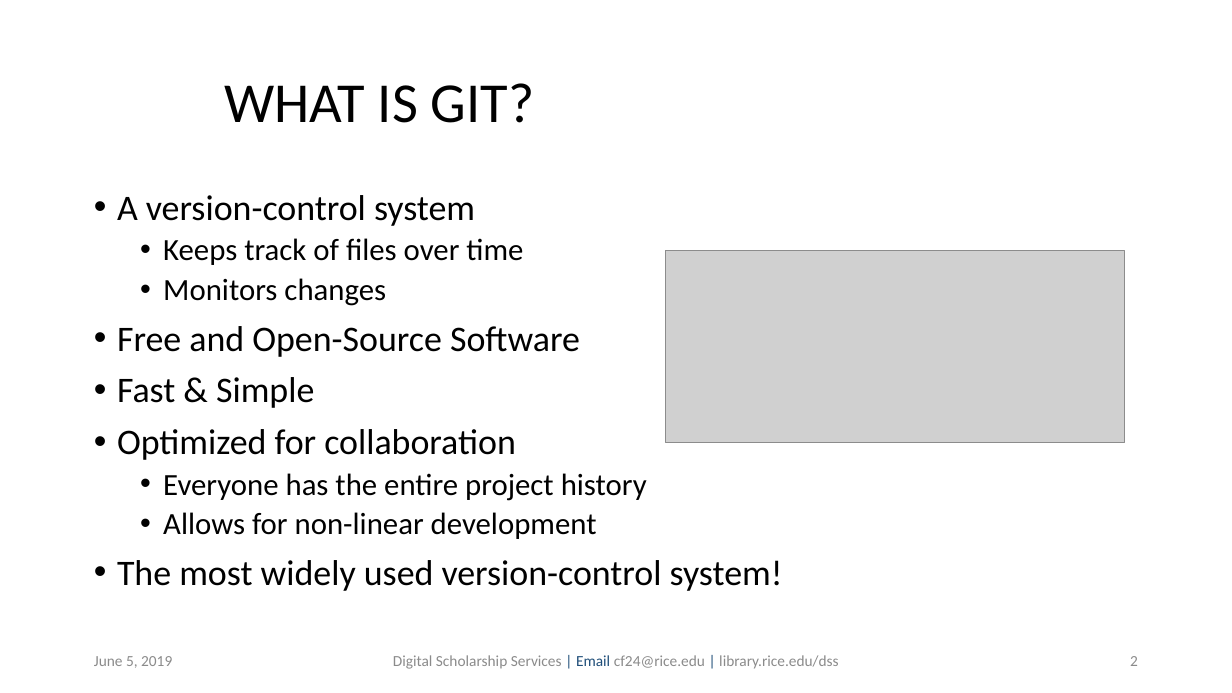
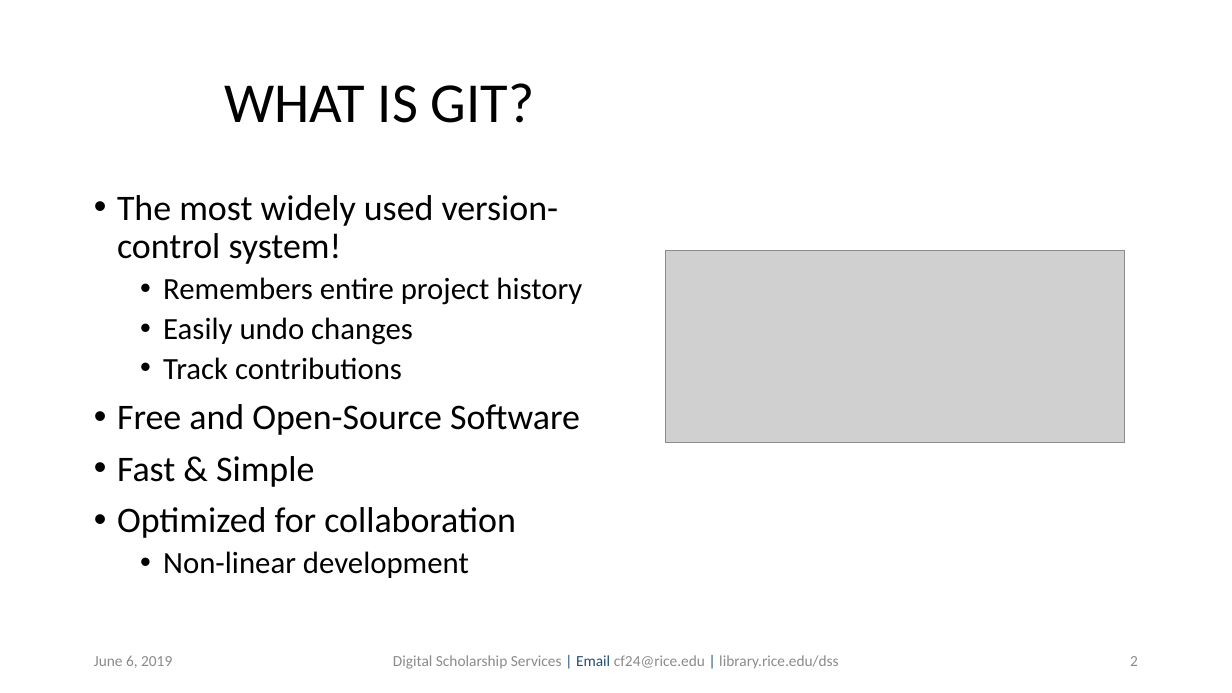
Before and after one commit to bakitybacon/rice-data-and-donuts, a slide deck: slide 2 of github/Introduction to Git & GitHub.pptx. Drawn at 1232x693 pixels with LibreOffice and Linux fonts; fonts in the diff are those of the drawing; grey boxes stand for pictures; background and template pictures are left out. Boxes give left, top, right and bottom in pixels: in the first picture for what was removed or moved away, otherwise in the second. Text is boxed around its words. In the diff, an @@ line names an element or a change of style, - is before the commit and + after.

Commit message:
edited text

```diff
--- a/github/Introduction to Git & GitHub.pptx
+++ b/github/Introduction to Git & GitHub.pptx
@@ text at [117, 195, 582, 380]: text changed @@
-• A version-control system
-  • Keeps track of files over time
-  • Monitors changes
+• The most widely used version-control system!
+  • Remembers entire project history
+  • Easily undo changes
+  • Track contributions
@@ text at [163, 551, 469, 578]: text changed @@
-  • Everyone has the entire project history
-  • Allows for non-linear development
-• The most widely used version-control system!
+  • Non-linear development
@@ text at [94, 655, 172, 668]: text changed @@
-June 5, 2019
+June 6, 2019
```
Also in this commit, not shown: 39 other slides changed, 1 slide added.
